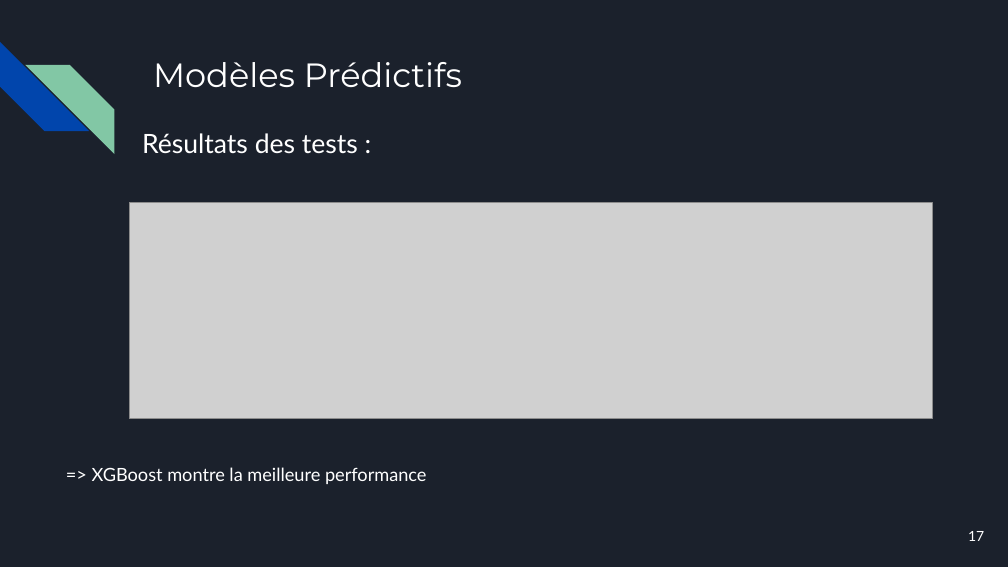
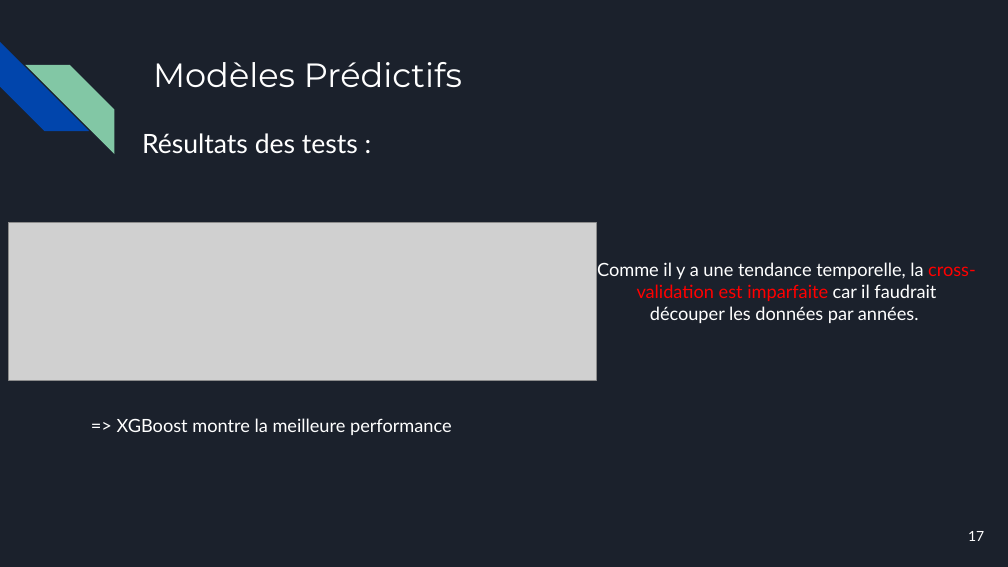
Before and after one commit to Papushkado/Real-Estate-predictions, a slide deck: slide 17 of Machine_Learning_ISUP.pptx. Drawn at 1008x567 pixels with LibreOffice and Linux fonts; fonts in the diff are those of the drawing; grey boxes stand for pictures. Boxes give left, top, right and bottom in pixels: in the first picture for what was removed or moved away, otherwise in the second. Text is boxed around its words. In the diff, an @@ line names an element or a change of style, - is before the commit and + after.

Commit message:
Dépendances temporelles

```diff
--- a/Machine_Learning_ISUP.pptx
+++ b/Machine_Learning_ISUP.pptx
@@ picture: place and size @@
-picture at (130, 203, 932, 419)
+picture at (9, 223, 597, 381)
@@ text added at (597, 262, 976, 323), 13 pt, text #FFFFFF @@
+Comme il y a une tendance temporelle, la cross-validation est imparfaite car il faudrait découper les données par années.
@@ text "=> XGBoost montre la meilleure ...": place and size @@
-text "=> XGBoost montre la meilleure ..." at (92, 467, 427, 484)
+text "=> XGBoost montre la meilleure ..." at (117, 418, 452, 435)
```
Also in this commit, not shown: 1 other slide changed, 2 slides added, 1 other file.
